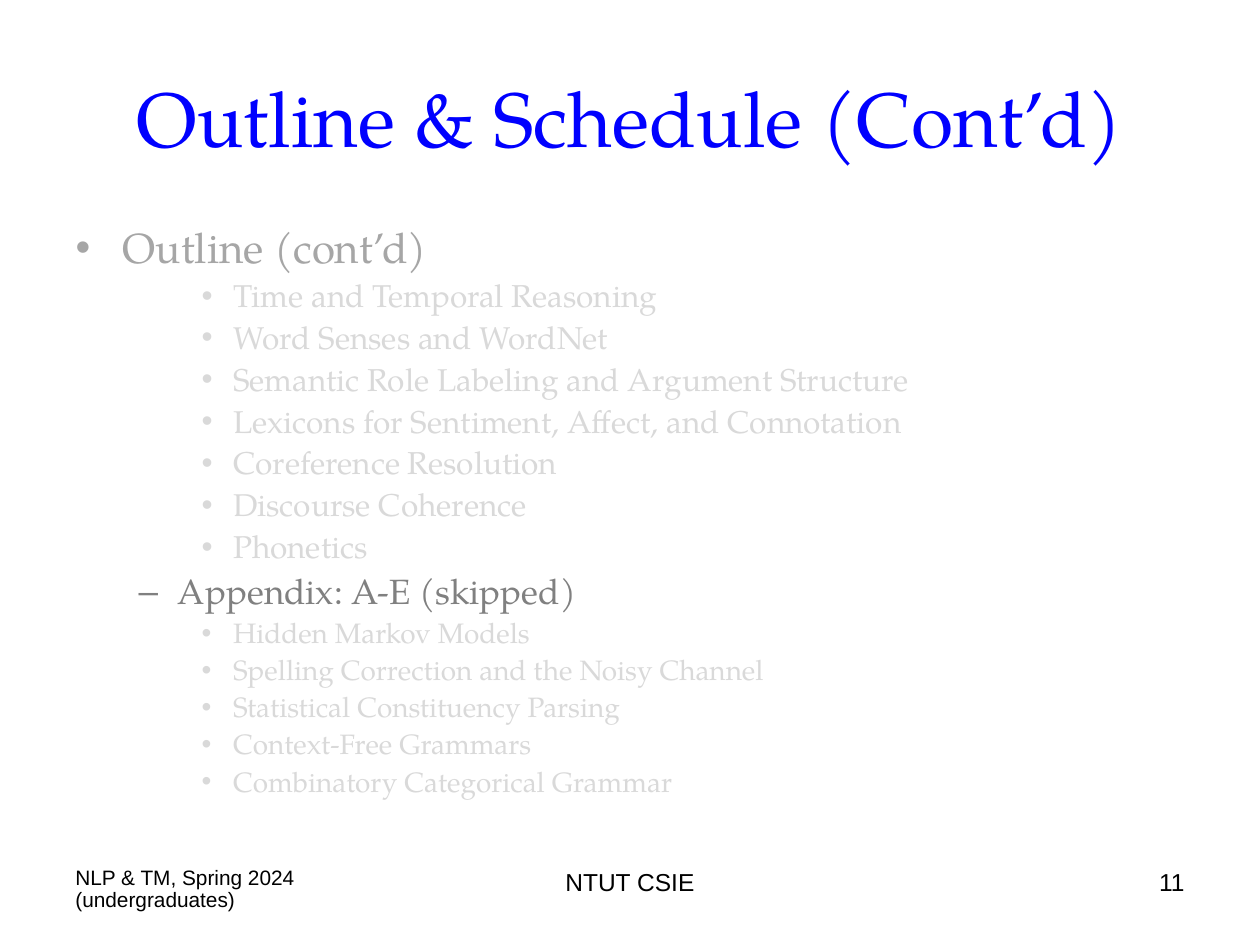
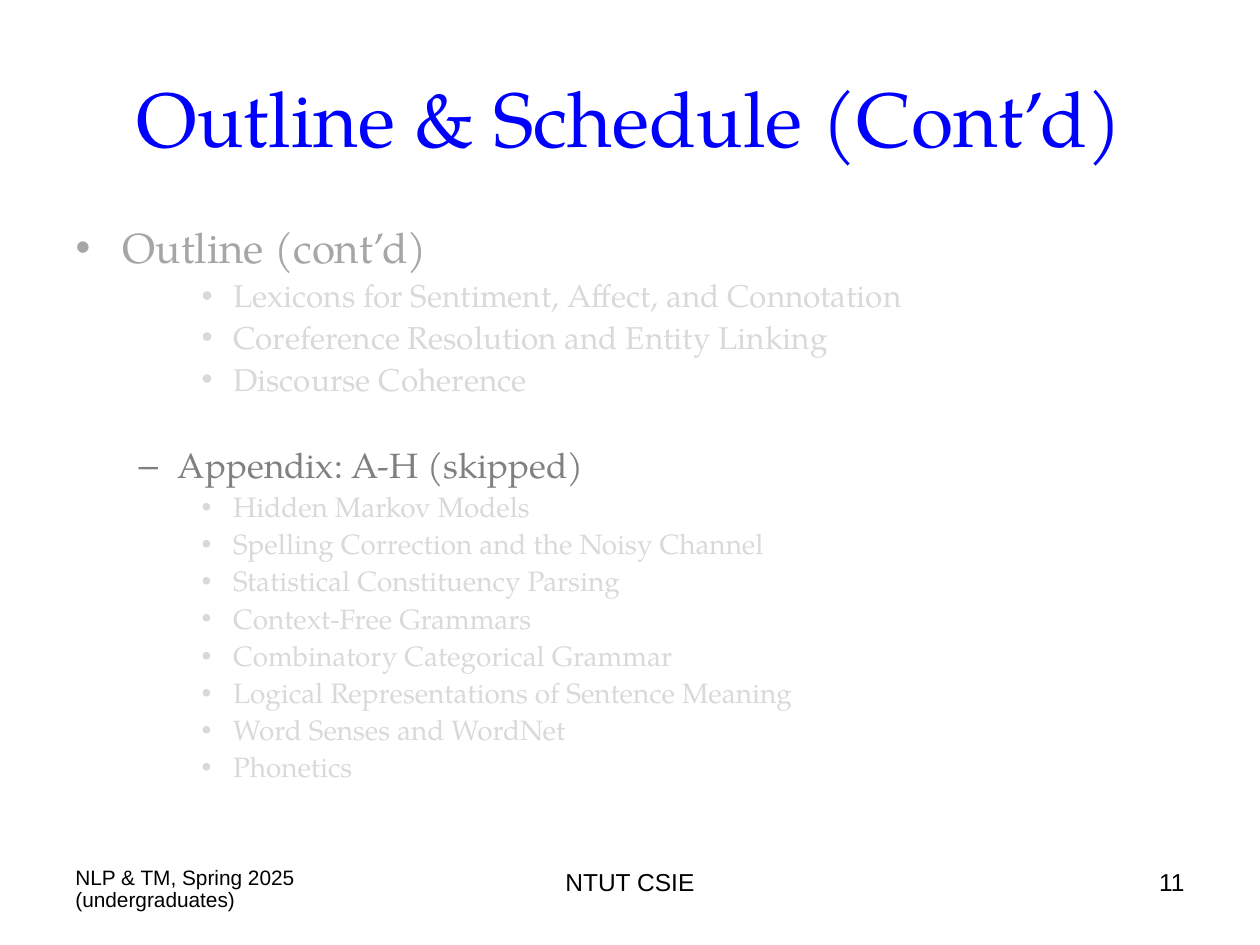
Before and after one commit to chriswjh/chriswjh.github.io, a slide deck: slide 11 of NLP_TM/00-Overview.ppt. Drawn at 1260x945 pixels with LibreOffice and Linux fonts; fonts in the diff are those of the drawing. Boxes give left, top, right and bottom in pixels: in the first picture for what was removed or moved away, otherwise in the second. Text is boxed around its words. In the diff, an @@ line names an element or a change of style, - is before the commit and + after.

```diff
--- a/NLP_TM/00-Overview.ppt
+++ b/NLP_TM/00-Overview.ppt
@@ text at (233, 269, 909, 404): paragraphs removed @@
-    • Time and Temporal Reasoning
-    • Word Senses and WordNet
-    • Semantic Role Labeling and Argument Structure
@@ text at (233, 311, 828, 362): text changed @@
-    • Coreference Resolution
+    • Coreference Resolution and Entity Linking
@@ text at (178, 452, 584, 488): text changed @@
-    • Phonetics
-  – Appendix: A-E (skipped)
+  – Appendix: A-H (skipped)
@@ text at (233, 670, 792, 790): paragraphs added @@
+    • Logical Representations of Sentence Meaning
+    • Word Senses and WordNet
+    • Phonetics
@@ text at (75, 870, 294, 912): text changed @@
-NLP & TM, Spring 2024 (undergraduates)
+NLP & TM, Spring 2025 (undergraduates)
```
Also in this commit, not shown: 45 other slides changed.
